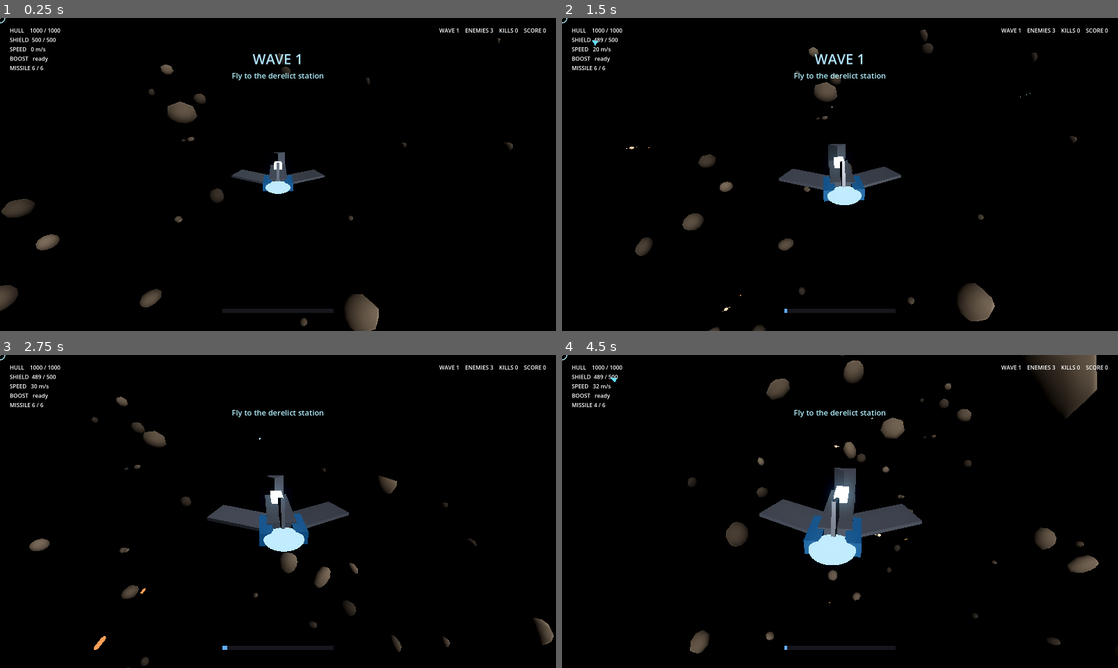
Above: before the commit, frames 1-4 (two rows, left to right).
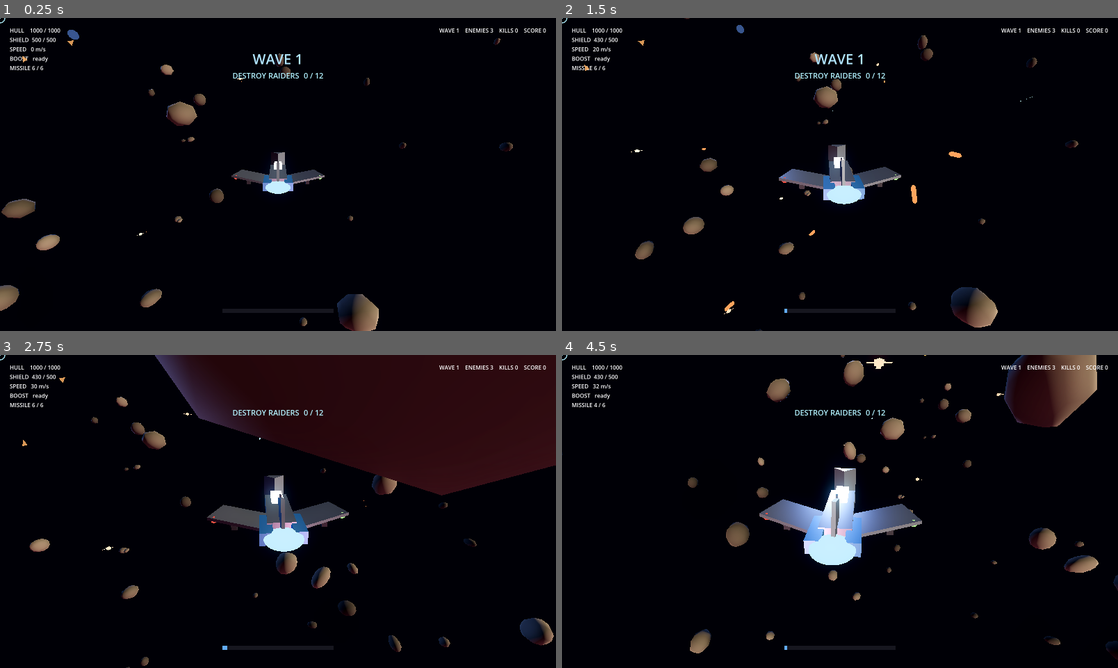
Above: after the commit, the same moments.

Repository: hassaan-v20/solar-system
Game: Godot game, scene res://scenes/raid/ghost_station_raid.tscn
Two runs of this game, one before a commit and one after it. Both use one fixed random seed, a clock stepped at 60 frames per second and the inputs below.
Inputs (mouse positions are in pixels of both pictures, inside the frame that each line leads up to):
- Up to frame 1 (0.25 s): no input
- Up to frame 2 (1.5 s): move the mouse to (867, 174) at 0.52 s; hold Space (fire) 0.53-1.28 s; hold S (thrust_back) from 0.53 s (still down); click (867, 174) at 0.67 s; move the mouse to (812, 174) at 1.27 s; tap Shift (boost) at 1.35 s
- Up to frame 3 (2.75 s): keep holding S (thrust_back); tap Space (fire) at 1.55 s; move the mouse to (289, 505) at 2.02 s; hold Space (fire) from 2.03 s (still down)
- Up to frame 4 (4.5 s): keep holding S (thrust_back); move the mouse to (834, 517) at 2.77 s; release Space (fire) at 2.78 s; right-click (834, 517) at 2.85 s; click (834, 517) at 2.92 s; tap Space (fire) at 3.05, 4.35 s; move the mouse to (878, 514) at 3.52 s; hold Space (fire) 3.53-4.28 s; tap F at 3.6 s; move the mouse to (795, 508) at 4.27 s

The runs differ from the first frame. In frame 1, 2.3% of the frame differs, in the area x 0-93%, y 3-100%; in frame 2, 3.4%; in frame 3, 25%, in the area x 4-100%, y 0-100%; in frame 4, 8.0%.

Commit message:
Data-driven missions, harder difficulty, combat polish, lighting + audio
Missions (M3): MissionDef resource + 5 contracts (hack/salvage/defend/bounty);
mission_manager now runs any type and chains to a new random one on complete/
fail. Reinforcements at start, periodically, and a surge on extract make them
hard to finish. Slower shield regen + tougher drones.

Combat polish: fx.gd muzzle flashes, impact sparks, explosion flash lights (on
top of camera shake); punchier blaster SFX (sharp transient + fast zap).

Visuals: three distant suns (visible stars + directional lights) brightly light
the sector; stronger bloom/exposure; player ship gains belly/antenna/hardpoints/
nav-light detail; enemies are little ships.

Verified: Godot import + headless runtime clean on 4.6.3.

Co-Authored-By: Claude Opus 4.8 (1M context) <noreply@anthropic.com>

Diff:
--- a/game/data/enemies/light_drone.tres
+++ b/game/data/enemies/light_drone.tres
@@ -11,8 +11,8 @@
 accel = 26.0
 preferred_range = 60.0
 aggro_range = 340.0
-damage = 11.0
-fire_rate = 0.9
+damage = 14.0
+fire_rate = 1.1
 projectile_speed = 150.0
 score = 100
 body_color = Color(0.95, 0.35, 0.28, 1.0)
--- /dev/null
+++ b/game/data/missions/bounty_hunt.tres
@@ -0,0 +1,17 @@
+[gd_resource type="Resource" script_class="MissionDef" load_steps=2 format=3]
+
+[ext_resource type="Script" path="res://scripts/data/mission_def.gd" id="1"]
+
+[resource]
+script = ExtResource("1")
+mission_id = "bounty_hunt"
+display_name = "BOUNTY HUNT  ·  wipe out the raiders"
+mission_type = "bounty"
+hold_time = 0.0
+extract_time = 70.0
+target_count = 12
+reward = 1300
+start_enemies = 6
+reinforce = 5
+reinforce_gap = 8.0
+extract_reinforce = 6
--- /dev/null
+++ b/game/data/missions/deep_core.tres
@@ -0,0 +1,17 @@
+[gd_resource type="Resource" script_class="MissionDef" load_steps=2 format=3]
+
+[ext_resource type="Script" path="res://scripts/data/mission_def.gd" id="1"]
+
+[resource]
+script = ExtResource("1")
+mission_id = "deep_core"
+display_name = "DEEP CORE  ·  long hack, short window"
+mission_type = "hack"
+hold_time = 13.0
+extract_time = 48.0
+target_count = 0
+reward = 1800
+start_enemies = 8
+reinforce = 5
+reinforce_gap = 8.0
+extract_reinforce = 9
--- /dev/null
+++ b/game/data/missions/ghost_station.tres
@@ -0,0 +1,17 @@
+[gd_resource type="Resource" script_class="MissionDef" load_steps=2 format=3]
+
+[ext_resource type="Script" path="res://scripts/data/mission_def.gd" id="1"]
+
+[resource]
+script = ExtResource("1")
+mission_id = "ghost_station"
+display_name = "GHOST STATION  ·  hack the data core"
+mission_type = "hack"
+hold_time = 9.0
+extract_time = 60.0
+target_count = 0
+reward = 1200
+start_enemies = 6
+reinforce = 4
+reinforce_gap = 10.0
+extract_reinforce = 7
--- /dev/null
+++ b/game/data/missions/last_stand.tres
@@ -0,0 +1,17 @@
+[gd_resource type="Resource" script_class="MissionDef" load_steps=2 format=3]
+
+[ext_resource type="Script" path="res://scripts/data/mission_def.gd" id="1"]
+
+[resource]
+script = ExtResource("1")
+mission_id = "last_stand"
+display_name = "LAST STAND  ·  hold the station"
+mission_type = "defend"
+hold_time = 40.0
+extract_time = 55.0
+target_count = 0
+reward = 1500
+start_enemies = 7
+reinforce = 6
+reinforce_gap = 7.0
+extract_reinforce = 8
--- /dev/null
+++ b/game/data/missions/salvage_run.tres
@@ -0,0 +1,17 @@
+[gd_resource type="Resource" script_class="MissionDef" load_steps=2 format=3]
+
+[ext_resource type="Script" path="res://scripts/data/mission_def.gd" id="1"]
+
+[resource]
+script = ExtResource("1")
+mission_id = "salvage_run"
+display_name = "SALVAGE RUN  ·  recover the cargo"
+mission_type = "salvage"
+hold_time = 0.0
+extract_time = 65.0
+target_count = 5
+reward = 1000
+start_enemies = 5
+reinforce = 4
+reinforce_gap = 9.0
+extract_reinforce = 6
--- a/game/scripts/combat/weapon_controller.gd
+++ b/game/scripts/combat/weapon_controller.gd
@@ -51,8 +51,34 @@
 	p.color = bolt_color
 	world.add_child(p)
 	var origin := get_parent() as Node3D
-	p.global_position = origin.global_position + origin.global_transform.basis * muzzle_offset
+	var muzzle := origin.global_position + origin.global_transform.basis * muzzle_offset
+	p.global_position = muzzle
+	_muzzle_flash(muzzle)
 	EventBus.shot_fired.emit(team)
+
+func _muzzle_flash(at: Vector3) -> void:
+	if world == null:
+		return
+	var fx := MeshInstance3D.new()
+	var s := SphereMesh.new()
+	s.radius = 0.5
+	s.height = 1.0
+	fx.mesh = s
+	var m := StandardMaterial3D.new()
+	m.shading_mode = BaseMaterial3D.SHADING_MODE_UNSHADED
+	m.albedo_color = bolt_color
+	m.emission_enabled = true
+	m.emission = bolt_color
+	m.emission_energy_multiplier = 6.0
+	m.transparency = BaseMaterial3D.TRANSPARENCY_ALPHA
+	fx.material_override = m
+	world.add_child(fx)
+	fx.global_position = at
+	var tw := fx.create_tween()
+	tw.set_parallel(true)
+	tw.tween_property(fx, "scale", Vector3.ONE * 1.8, 0.10)
+	tw.tween_property(m, "albedo_color:a", 0.0, 0.10)
+	tw.chain().tween_callback(fx.queue_free)
 
 func heat_fraction() -> float:
 	return heat / maxf(1.0, weapon_def.max_heat)
--- a/game/scripts/core/event_bus.gd
+++ b/game/scripts/core/event_bus.gd
@@ -21,3 +21,4 @@
 signal mission_state_changed(state: String)
 signal objective_updated(text: String)
 signal extraction_timer_changed(seconds_left: float)
+signal mission_spawn(count: int, near: Vector3, elite: bool)
--- /dev/null
+++ b/game/scripts/core/fx.gd
@@ -0,0 +1,58 @@
+class_name Fx
+extends Node
+## Lightweight combat VFX driven by EventBus: impact sparks on hits and a flash +
+## burst on kills. Each effect is a short-lived emissive primitive (and a brief
+## light for explosions) that tweens out and frees itself.
+
+var world: Node3D
+
+func _ready() -> void:
+	EventBus.hit_landed.connect(_on_hit)
+	EventBus.enemy_died.connect(_on_boom)
+
+func _on_hit(team: String, at: Vector3) -> void:
+	var col := Color(0.6, 0.9, 1.0) if team == "player" else Color(1.0, 0.55, 0.35)
+	burst(at, col, 0.8, 0.18, 5.0)
+
+func _on_boom(at: Vector3) -> void:
+	burst(at, Color(1.0, 0.62, 0.25), 2.4, 0.5, 6.0)
+	flash(at, Color(1.0, 0.6, 0.3), 10.0, 7.0, 0.4)
+
+func burst(at: Vector3, col: Color, size: float, dur: float, energy: float) -> void:
+	if world == null:
+		return
+	var fx := MeshInstance3D.new()
+	var s := SphereMesh.new()
+	s.radius = size
+	s.height = size * 2.0
+	s.radial_segments = 8
+	s.rings = 5
+	fx.mesh = s
+	var m := StandardMaterial3D.new()
+	m.shading_mode = BaseMaterial3D.SHADING_MODE_UNSHADED
+	m.albedo_color = col
+	m.emission_enabled = true
+	m.emission = col
+	m.emission_energy_multiplier = energy
+	m.transparency = BaseMaterial3D.TRANSPARENCY_ALPHA
+	fx.material_override = m
+	world.add_child(fx)
+	fx.global_position = at
+	var tw := fx.create_tween()
+	tw.set_parallel(true)
+	tw.tween_property(fx, "scale", Vector3.ONE * 3.0, dur)
+	tw.tween_property(m, "albedo_color:a", 0.0, dur)
+	tw.chain().tween_callback(fx.queue_free)
+
+func flash(at: Vector3, col: Color, energy: float, rng: float, dur: float) -> void:
+	if world == null:
+		return
+	var l := OmniLight3D.new()
+	l.light_color = col
+	l.light_energy = energy
+	l.omni_range = rng * 6.0
+	world.add_child(l)
+	l.global_position = at
+	var tw := l.create_tween()
+	tw.tween_property(l, "light_energy", 0.0, dur)
+	tw.tween_callback(l.queue_free)
--- a/game/scripts/core/main.gd
+++ b/game/scripts/core/main.gd
@@ -10,6 +10,7 @@
 var _ship: ShipController
 var _hud: ShipHUD
 var _cam: ChaseCamera
+var _mission: MissionManager
 var _engine_mat: StandardMaterial3D
 var _asteroids: Array = []        # [{node, axis, speed}]
 var _enemies: int = 0
@@ -27,6 +28,9 @@
 	_setup_input()
 	Input.mouse_mode = Input.MOUSE_MODE_CAPTURED
 	add_child(Sfx.new())
+	var fx := Fx.new()
+	fx.world = self
+	add_child(fx)
 	_build_environment()
 	_ship = _build_ship()
 	_build_weapon(_ship)
@@ -38,12 +42,40 @@
 	_spawn_wave()
 	_start_mission()
 
+const MISSIONS := [
+	"res://data/missions/ghost_station.tres",
+	"res://data/missions/salvage_run.tres",
+	"res://data/missions/last_stand.tres",
+	"res://data/missions/bounty_hunt.tres",
+	"res://data/missions/deep_core.tres",
+]
+
 func _start_mission() -> void:
-	var mm := MissionManager.new()
-	mm.world = self
-	mm.ship = _ship
-	add_child(mm)
-	mm.begin()
+	EventBus.mission_spawn.connect(_on_mission_spawn)
+	EventBus.mission_state_changed.connect(_on_mission_state)
+	_new_mission()
+
+func _new_mission() -> void:
+	for o in get_tree().get_nodes_in_group("objective"):
+		o.queue_free()
+	var def := load(MISSIONS[_rng.randi() % MISSIONS.size()])
+	_mission = MissionManager.new()
+	_mission.world = self
+	_mission.ship = _ship
+	_mission.mission_def = def
+	add_child(_mission)
+	_mission.begin()
+
+func _on_mission_spawn(count: int, near: Vector3, _elite: bool) -> void:
+	for i in count:
+		_spawn_enemy(_pick_enemy(), near)
+
+func _on_mission_state(state: String) -> void:
+	if state == "complete" or state == "failed":
+		await get_tree().create_timer(6.0).timeout
+		if is_instance_valid(_mission):
+			_mission.queue_free()
+		_new_mission()
 
 func _process(delta: float) -> void:
 	for a in _asteroids:
@@ -101,11 +133,11 @@
 
 # ── world ─────────────────────────────────────────────────────────────────────
 func _build_environment() -> void:
-	var sun := DirectionalLight3D.new()
-	sun.rotation_degrees = Vector3(-35, 40, 0)
-	sun.light_energy = 1.15
-	sun.light_color = Color(1.0, 0.96, 0.9)
-	add_child(sun)
+	# Three distant suns: each a visible bright star plus a directional light, so
+	# the whole sector is well lit and easy to read while still feeling like space.
+	_build_sun(Vector3(1.0, 0.45, 0.6), Color(1.0, 0.92, 0.78), 1.7, 30.0)    # warm key
+	_build_sun(Vector3(-0.7, 0.25, -0.8), Color(0.55, 0.7, 1.0), 0.7, 22.0)   # cool fill
+	_build_sun(Vector3(0.2, -0.55, 0.8), Color(1.0, 0.6, 0.7), 0.5, 18.0)     # pink rim
 
 	var env := Environment.new()
 	var sky_mat := ShaderMaterial.new()
@@ -115,17 +147,44 @@
 	env.background_mode = Environment.BG_SKY
 	env.sky = sky
 	env.ambient_light_source = Environment.AMBIENT_SOURCE_SKY
-	env.ambient_light_energy = 0.45
+	env.ambient_light_energy = 0.95
 	env.glow_enabled = true
-	env.glow_intensity = 0.55
-	env.glow_bloom = 0.2
+	env.glow_intensity = 0.7
+	env.glow_bloom = 0.25
+	env.glow_strength = 1.1
 	env.tonemap_mode = Environment.TONE_MAPPER_ACES
+	env.tonemap_exposure = 1.05
 	env.fog_enabled = true
-	env.fog_light_color = Color(0.02, 0.03, 0.06)
-	env.fog_density = 0.0014
+	env.fog_light_color = Color(0.03, 0.04, 0.08)
+	env.fog_density = 0.0011
 	var we := WorldEnvironment.new()
 	we.environment = env
 	add_child(we)
+
+func _build_sun(dir: Vector3, col: Color, energy: float, radius: float) -> void:
+	var d := dir.normalized()
+	# Visible star far away.
+	var star := MeshInstance3D.new()
+	var sm := SphereMesh.new()
+	sm.radius = radius
+	sm.height = radius * 2.0
+	star.mesh = sm
+	var mat := StandardMaterial3D.new()
+	mat.shading_mode = BaseMaterial3D.SHADING_MODE_UNSHADED
+	mat.albedo_color = col
+	mat.emission_enabled = true
+	mat.emission = col
+	mat.emission_energy_multiplier = 8.0
+	star.material_override = mat
+	add_child(star)
+	star.global_position = d * 1700.0
+	# Directional light from that star.
+	var dl := DirectionalLight3D.new()
+	dl.light_color = col
+	dl.light_energy = energy
+	add_child(dl)
+	if absf(d.dot(Vector3.UP)) < 0.98:
+		dl.look_at(-d, Vector3.UP)
 
 func _build_ship() -> ShipController:
 	var ship := ShipController.new()
@@ -175,6 +234,27 @@
 	_part(ship, nac, Vector3(-0.55, 0, 1.5), Vector3.ZERO, accent)
 	_part(ship, nac, Vector3(0.55, 0, 1.5), Vector3.ZERO, accent)
 
+	# Detail: dark belly, dorsal antenna, under-wing hardpoints, wingtip nav lights.
+	var dark := StandardMaterial3D.new()
+	dark.albedo_color = Color(0.18, 0.20, 0.24)
+	dark.metallic = 0.5
+	dark.roughness = 0.6
+	var belly := BoxMesh.new()
+	belly.size = Vector3(0.7, 0.22, 1.8)
+	_part(ship, belly, Vector3(0, -0.32, 0.2), Vector3.ZERO, dark)
+	var ant := BoxMesh.new()
+	ant.size = Vector3(0.06, 0.7, 0.06)
+	_part(ship, ant, Vector3(0, 0.7, 0.9), Vector3(8, 0, 0), dark)
+	var hp := BoxMesh.new()
+	hp.size = Vector3(0.22, 0.22, 0.9)
+	_part(ship, hp, Vector3(-1.7, -0.18, 0.5), Vector3.ZERO, dark)
+	_part(ship, hp, Vector3(1.7, -0.18, 0.5), Vector3.ZERO, dark)
+	var navmesh := SphereMesh.new()
+	navmesh.radius = 0.12
+	navmesh.height = 0.24
+	_part(ship, navmesh, Vector3(-2.45, 0.05, 0.7), Vector3.ZERO, _emit_mat(Color(1.0, 0.2, 0.2)))
+	_part(ship, navmesh, Vector3(2.45, 0.05, 0.7), Vector3.ZERO, _emit_mat(Color(0.2, 1.0, 0.3)))
+
 	# Engine glow at the back; pulses with thrust/boost (driven in _process).
 	var engine := MeshInstance3D.new()
 	var em := SphereMesh.new()
@@ -208,6 +288,15 @@
 	mi.rotation_degrees = rot_deg
 	mi.material_override = mat
 	parent.add_child(mi)
+
+func _emit_mat(c: Color) -> StandardMaterial3D:
+	var m := StandardMaterial3D.new()
+	m.shading_mode = BaseMaterial3D.SHADING_MODE_UNSHADED
+	m.albedo_color = c
+	m.emission_enabled = true
+	m.emission = c
+	m.emission_energy_multiplier = 3.0
+	return m
 
 func _build_weapon(ship: ShipController) -> void:
 	var w := WeaponController.new()
@@ -303,9 +392,12 @@
 		return "res://data/enemies/interceptor.tres"
 	return "res://data/enemies/light_drone.tres"
 
-func _spawn_enemy(path: String) -> void:
+func _spawn_enemy(path: String, center: Vector3 = Vector3.INF) -> void:
 	if not is_instance_valid(_ship):
 		return
+	var c := center
+	if c == Vector3.INF:
+		c = _ship.global_position
 	var d := EnemyDroneAI.new()
 	var ed := load(path)
 	if ed is EnemyDef:
@@ -314,7 +406,7 @@
 	d.target = _ship
 	d.destroyed.connect(_on_enemy_destroyed)
 	add_child(d)
-	d.global_position = _ship.global_position + _random_unit() * _rng.randf_range(150.0, 250.0)
+	d.global_position = c + _random_unit() * _rng.randf_range(120.0, 230.0)
 	_enemies += 1
 
 func _on_enemy_destroyed(score: int, _at: Vector3) -> void:
--- a/game/scripts/core/sfx.gd
+++ b/game/scripts/core/sfx.gd
@@ -25,11 +25,11 @@
 
 func _on_shot(team: String) -> void:
 	if team == "missile":
-		_play("missile")
+		_play("missile", -3.0)
 	elif team == "enemy":
-		_play("elaser")
+		_play("elaser", -10.0)      # quieter — many enemies firing
 	else:
-		_play("laser")
+		_play("laser", -2.0)        # crisp and present
 
 func _play(name: String, vol_db: float = -6.0) -> void:
 	if not _sounds.has(name):
@@ -42,8 +42,10 @@
 
 # ── synthesis ─────────────────────────────────────────────────────────────────
 func _build() -> void:
-	_sounds["laser"] = _wav(_sweep(900.0, 420.0, 0.12, 0.9))
-	_sounds["elaser"] = _wav(_sweep(500.0, 240.0, 0.14, 0.8))
+	# Punchy blaster: a sharp click transient + a fast descending zap + a low body.
+	_sounds["laser"] = _wav(_mix(_mix(_noise(0.02, 45.0, 0.9), _sweep(1500.0, 560.0, 0.10, 1.0)),
+								  _sweep(430.0, 170.0, 0.09, 0.55)))
+	_sounds["elaser"] = _wav(_mix(_noise(0.02, 40.0, 0.7), _sweep(780.0, 300.0, 0.13, 0.95)))
 	_sounds["missile"] = _wav(_mix(_noise(0.30, 6.0, 0.5), _sweep(180.0, 90.0, 0.30, 0.5)))
 	_sounds["hit"] = _wav(_tone(1200.0, 0.05, 0.7))
 	_sounds["explosion"] = _wav(_noise(0.45, 7.0, 1.0))
--- /dev/null
+++ b/game/scripts/data/mission_def.gd
@@ -0,0 +1,19 @@
+class_name MissionDef
+extends Resource
+## Data-layer mission definition (GDD §"contracts"). Authored as data/missions/*.tres.
+## One MissionDef drives the whole raid loop in mission_manager.gd.
+
+@export var mission_id: String = "ghost_station"
+@export var display_name: String = "Ghost Station"
+@export_enum("hack", "salvage", "defend", "bounty") var mission_type: String = "hack"
+
+@export var hold_time: float = 8.0          # hack/defend seconds
+@export var extract_time: float = 70.0      # extraction window
+@export var target_count: int = 3           # salvage caches / bounty kills
+@export var reward: int = 1000
+
+# Difficulty knobs.
+@export var start_enemies: int = 5          # enemies at mission start
+@export var reinforce: int = 3              # enemies per reinforcement burst
+@export var reinforce_gap: float = 11.0     # seconds between reinforcements
+@export var extract_reinforce: int = 6      # extra enemies when extraction begins
--- a/game/scripts/mission/mission_manager.gd
+++ b/game/scripts/mission/mission_manager.gd
@@ -1,68 +1,118 @@
 class_name MissionManager
 extends Node
-## Milestone 3 — a single raid loop as a state machine (GDD §"raid objectives").
-## TRAVEL to a derelict station → HACK its data core → EXTRACT at the jump point
-## before the timer runs out. Drives the HUD through EventBus mission signals.
-
-enum State { TRAVEL, HACK, EXTRACT, COMPLETE, FAILED }
-
+## Milestone 3 — data-driven raid loop. Reads a MissionDef and runs one of four
+## contract types to an extraction. Drives the HUD via EventBus mission signals
+## and asks main for enemy reinforcements via EventBus.mission_spawn.
+
+enum State { ACTIVE, EXTRACT, COMPLETE, FAILED }
+
+@export var mission_def: MissionDef
 var world: Node3D
 var ship: Node3D
 
 const STATION_POS := Vector3(300.0, 30.0, 240.0)
 const EXTRACT_POS := Vector3(-340.0, -20.0, -300.0)
-const HACK_TIME := 7.0          # seconds inside the core to finish the hack
-const EXTRACT_TIME := 80.0
-
-var _state: int = State.TRAVEL
-var _hack: float = 0.0
+
+var _state: int = State.ACTIVE
+var _hold: float = 0.0
 var _timer: float = 0.0
-var _in_hack: bool = false
+var _reinf_t: float = 0.0
+var _in_zone: bool = false
 var _in_extract: bool = false
+var _collected: int = 0
+var _kills: int = 0
+
+func _ready() -> void:
+	EventBus.ship_destroyed.connect(_on_ship_dead)
+	EventBus.enemy_died.connect(_on_enemy_died)
 
 func begin() -> void:
-	_build_station()
-	EventBus.ship_destroyed.connect(_on_ship_dead)
-	_set_state(State.TRAVEL)
+	if mission_def == null:
+		mission_def = MissionDef.new()
+	_state = State.ACTIVE
+	_reinf_t = mission_def.reinforce_gap
+	EventBus.mission_state_changed.emit("active")
+	EventBus.objective_updated.emit(mission_def.display_name)
+	match mission_def.mission_type:
+		"hack", "defend":
+			_build_station()
+		"salvage":
+			_build_caches()
+	EventBus.mission_spawn.emit(mission_def.start_enemies, _focus(), false)
 
 func _process(delta: float) -> void:
-	match _state:
-		State.HACK:
-			if _in_hack:
-				_hack += delta
-				EventBus.objective_updated.emit("HACKING DATA CORE … %d%%" % int(100.0 * _hack / HACK_TIME))
-				if _hack >= HACK_TIME:
-					_start_extract()
+	if _state == State.COMPLETE or _state == State.FAILED:
+		return
+	_reinf_t -= delta
+	if _reinf_t <= 0.0:
+		_reinf_t = mission_def.reinforce_gap
+		EventBus.mission_spawn.emit(mission_def.reinforce, _focus(), false)
+
+	if _state == State.ACTIVE:
+		_tick_active(delta)
+	elif _state == State.EXTRACT:
+		_timer -= delta
+		EventBus.extraction_timer_changed.emit(maxf(0.0, _timer))
+		if _in_extract:
+			_finish(State.COMPLETE)
+		elif _timer <= 0.0:
+			_finish(State.FAILED)
+
+func _tick_active(delta: float) -> void:
+	match mission_def.mission_type:
+		"hack":
+			if _in_zone:
+				_hold += delta
+				EventBus.objective_updated.emit("HACKING DATA CORE … %d%%" % _pct())
+				if _hold >= mission_def.hold_time:
+					_to_extract()
 			else:
-				EventBus.objective_updated.emit("Return to the station core to resume the hack")
-		State.EXTRACT:
-			_timer -= delta
-			EventBus.extraction_timer_changed.emit(maxf(0.0, _timer))
-			if _in_extract:
-				_finish(State.COMPLETE, "EXTRACTION SUCCESSFUL")
-			elif _timer <= 0.0:
-				_finish(State.FAILED, "EXTRACTION WINDOW CLOSED")
-
-func _set_state(s: int) -> void:
+				EventBus.objective_updated.emit("Reach the station core to hack it")
+		"defend":
+			if _in_zone:
+				_hold += delta
+				EventBus.objective_updated.emit("HOLD THE STATION … %d s" % int(ceil(mission_def.hold_time - _hold)))
+				if _hold >= mission_def.hold_time:
+					_to_extract()
+			else:
+				EventBus.objective_updated.emit("Get back to the station and hold it!")
+		"salvage":
+			EventBus.objective_updated.emit("RECOVER SALVAGE  %d / %d" % [_collected, mission_def.target_count])
+			if _collected >= mission_def.target_count:
+				_to_extract()
+		"bounty":
+			EventBus.objective_updated.emit("DESTROY RAIDERS  %d / %d" % [_kills, mission_def.target_count])
+			if _kills >= mission_def.target_count:
+				_to_extract()
+
+func _to_extract() -> void:
+	_build_extract_gate()
+	_timer = mission_def.extract_time
+	_state = State.EXTRACT
+	EventBus.mission_state_changed.emit("extract")
+	EventBus.objective_updated.emit("OBJECTIVE COMPLETE — extract at the jump point!")
+	EventBus.mission_spawn.emit(mission_def.extract_reinforce, ship.global_position if ship else Vector3.ZERO, false)
+
+func _finish(s: int) -> void:
 	_state = s
-	var names := ["travel", "hack", "extract", "complete", "failed"]
-	EventBus.mission_state_changed.emit(names[s])
-	if s == State.TRAVEL:
-		EventBus.objective_updated.emit("Fly to the derelict station")
-
-func _start_extract() -> void:
-	_build_extract_gate()
-	_timer = EXTRACT_TIME
-	_set_state(State.EXTRACT)
-	EventBus.objective_updated.emit("DATA SECURED — extract at the jump point!")
-
-func _finish(s: int, _msg: String) -> void:
-	_set_state(s)
+	EventBus.mission_state_changed.emit("complete" if s == State.COMPLETE else "failed")
 	set_process(false)
 
 func _on_ship_dead() -> void:
-	if _state in [State.TRAVEL, State.HACK, State.EXTRACT]:
-		_finish(State.FAILED, "SHIP LOST")
+	if _state == State.ACTIVE or _state == State.EXTRACT:
+		_finish(State.FAILED)
+
+func _on_enemy_died(_at: Vector3) -> void:
+	if _state == State.ACTIVE and mission_def.mission_type == "bounty":
+		_kills += 1
+
+func _pct() -> int:
+	return int(100.0 * _hold / maxf(0.1, mission_def.hold_time))
+
+func _focus() -> Vector3:
+	if mission_def.mission_type in ["hack", "defend"]:
+		return STATION_POS
+	return ship.global_position if ship else Vector3.ZERO
 
 # ── world structures ──────────────────────────────────────────────────────────
 func _build_station() -> void:
@@ -76,12 +126,7 @@
 	hull.albedo_color = Color(0.45, 0.48, 0.55)
 	hull.metallic = 0.7
 	hull.roughness = 0.4
-	var glow := StandardMaterial3D.new()
-	glow.shading_mode = BaseMaterial3D.SHADING_MODE_UNSHADED
-	glow.albedo_color = Color(0.3, 0.9, 1.0)
-	glow.emission_enabled = true
-	glow.emission = Color(0.3, 0.9, 1.0)
-	glow.emission_energy_multiplier = 3.0
+	var glow := _glow_mat(Color(0.3, 0.9, 1.0))
 
 	var hub := CylinderMesh.new()
 	hub.top_radius = 6.0
@@ -96,7 +141,6 @@
 		var arm := BoxMesh.new()
 		arm.size = Vector3(2.0, 2.0, 12.0)
 		_smesh(root, arm, Vector3.ZERO, Vector3(0, a * 45.0, 0), hull)
-	# Glowing data core at the centre.
 	var core := SphereMesh.new()
 	core.radius = 3.0
 	core.height = 6.0
@@ -105,12 +149,41 @@
 	var zone := Area3D.new()
 	var cs := CollisionShape3D.new()
 	var sph := SphereShape3D.new()
-	sph.radius = 26.0
+	sph.radius = 30.0
 	cs.shape = sph
 	zone.add_child(cs)
 	root.add_child(zone)
-	zone.body_entered.connect(_on_hack_enter)
-	zone.body_exited.connect(_on_hack_exit)
+	zone.body_entered.connect(func(b): if b.is_in_group("player"): _in_zone = true)
+	zone.body_exited.connect(func(b): if b.is_in_group("player"): _in_zone = false)
+
+func _build_caches() -> void:
+	var rng := RandomNumberGenerator.new()
+	rng.randomize()
+	for i in mission_def.target_count:
+		var root := Node3D.new()
+		world.add_child(root)
+		var dir := Vector3(rng.randfn(), rng.randfn() * 0.4, rng.randfn()).normalized()
+		root.global_position = dir * rng.randf_range(150.0, 320.0)
+		root.add_to_group("objective")
+		root.set_meta("label", "SALVAGE")
+		var glow := _glow_mat(Color(1.0, 0.85, 0.3))
+		var m := BoxMesh.new()
+		m.size = Vector3(3.0, 3.0, 3.0)
+		_smesh(root, m, Vector3.ZERO, Vector3(rng.randf() * 40, rng.randf() * 40, 0), glow)
+		var zone := Area3D.new()
+		var cs := CollisionShape3D.new()
+		var sph := SphereShape3D.new()
+		sph.radius = 6.0
+		cs.shape = sph
+		zone.add_child(cs)
+		root.add_child(zone)
+		zone.body_entered.connect(_on_cache_taken.bind(root))
+
+func _on_cache_taken(b: Node, cache: Node3D) -> void:
+	if b.is_in_group("player") and is_instance_valid(cache):
+		_collected += 1
+		EventBus.pickup_collected.emit("salvage")
+		cache.queue_free()
 
 func _build_extract_gate() -> void:
 	var root := Node3D.new()
@@ -118,18 +191,11 @@
 	root.global_position = EXTRACT_POS
 	root.add_to_group("objective")
 	root.set_meta("label", "JUMP POINT")
-
-	var glow := StandardMaterial3D.new()
-	glow.shading_mode = BaseMaterial3D.SHADING_MODE_UNSHADED
-	glow.albedo_color = Color(0.4, 1.0, 0.6)
-	glow.emission_enabled = true
-	glow.emission = Color(0.4, 1.0, 0.6)
-	glow.emission_energy_multiplier = 4.0
+	var glow := _glow_mat(Color(0.4, 1.0, 0.6))
 	var ring := TorusMesh.new()
 	ring.inner_radius = 12.0
 	ring.outer_radius = 15.0
 	_smesh(root, ring, Vector3.ZERO, Vector3(90, 0, 0), glow)
-
 	var zone := Area3D.new()
 	var cs := CollisionShape3D.new()
 	var sph := SphereShape3D.new()
@@ -139,16 +205,14 @@
 	root.add_child(zone)
 	zone.body_entered.connect(func(b): if b.is_in_group("player"): _in_extract = true)
 
-func _on_hack_enter(b: Node) -> void:
-	if not b.is_in_group("player"):
-		return
-	_in_hack = true
-	if _state == State.TRAVEL:
-		_set_state(State.HACK)
-
-func _on_hack_exit(b: Node) -> void:
-	if b.is_in_group("player"):
-		_in_hack = false
+func _glow_mat(c: Color) -> StandardMaterial3D:
+	var m := StandardMaterial3D.new()
+	m.shading_mode = BaseMaterial3D.SHADING_MODE_UNSHADED
+	m.albedo_color = c
+	m.emission_enabled = true
+	m.emission = c
+	m.emission_energy_multiplier = 3.5
+	return m
 
 func _smesh(parent: Node3D, mesh: Mesh, pos: Vector3, rot_deg: Vector3, mat: Material) -> void:
 	var mi := MeshInstance3D.new()
--- a/game/scripts/ship/ship_controller.gd
+++ b/game/scripts/ship/ship_controller.gd
@@ -11,8 +11,8 @@
 var is_boosting: bool = false
 var is_dead: bool = false
 
-const SHIELD_REGEN := 18.0          # shield points per second
-const REGEN_DELAY := 4.0            # seconds after a hit before shields recharge
+const SHIELD_REGEN := 12.0          # shield points per second
+const REGEN_DELAY := 6.0            # seconds after a hit before shields recharge
 
 var _mouse_delta: Vector2 = Vector2.ZERO
 var _since_hit: float = 999.0
Not shown, added: game/scripts/core/fx.gd.uid
Not shown, added: game/scripts/data/mission_def.gd.uid
